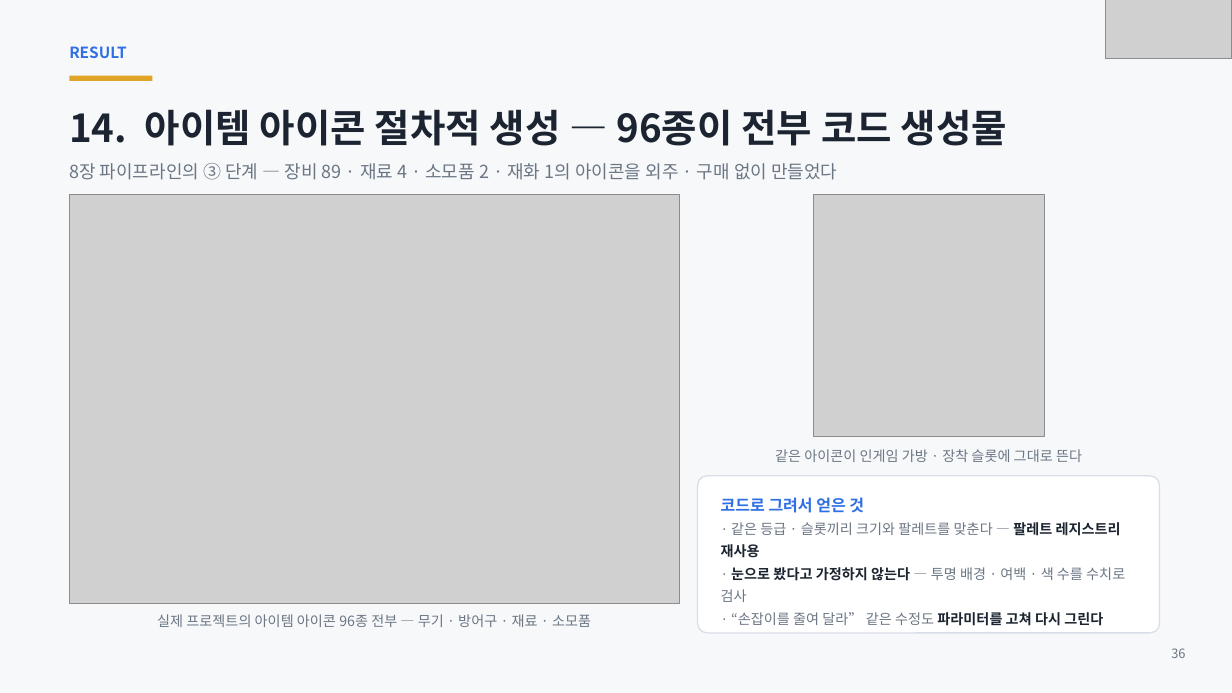
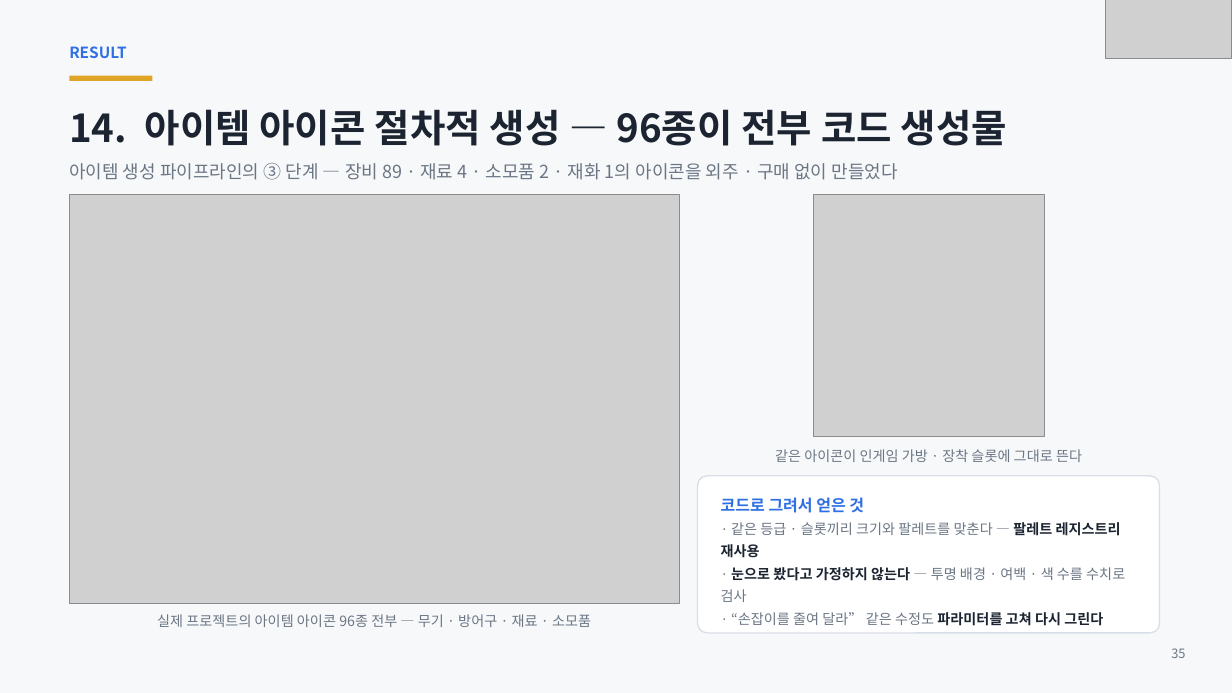
Before and after one commit to ks-wook/com2us-taskbar-hero, a slide deck: slide 34 of docs/com2us-taskbar-hero-발표자료.pptx (slide 36 before the commit). Drawn at 1232x693 pixels with LibreOffice and Linux fonts; fonts in the diff are those of the drawing; grey boxes stand for pictures. Boxes give left, top, right and bottom in pixels: in the first picture for what was removed or moved away, otherwise in the second. Text is boxed around its words. In the diff, an @@ line names an element or a change of style, - is before the commit and + after.

```diff
--- a/docs/com2us-taskbar-hero-발표자료.pptx
+++ b/docs/com2us-taskbar-hero-발표자료.pptx
@@ text at bbox=[69, 163, 898, 180]: text changed @@
-8장 파이프라인의 ③ 단계 — 장비 89 · 재료 4 · 소모품 2 · 재화 1의 아이콘을 외주 · 구매 없이 만들었다
+아이템 생성 파이프라인의 ③ 단계 — 장비 89 · 재료 4 · 소모품 2 · 재화 1의 아이콘을 외주 · 구매 없이 만들었다
@@ text at bbox=[1171, 648, 1185, 658]: text changed @@
-36
+35
```
Also in this commit, not shown: 32 other slides changed, 5 slides added, 3 slides removed.
